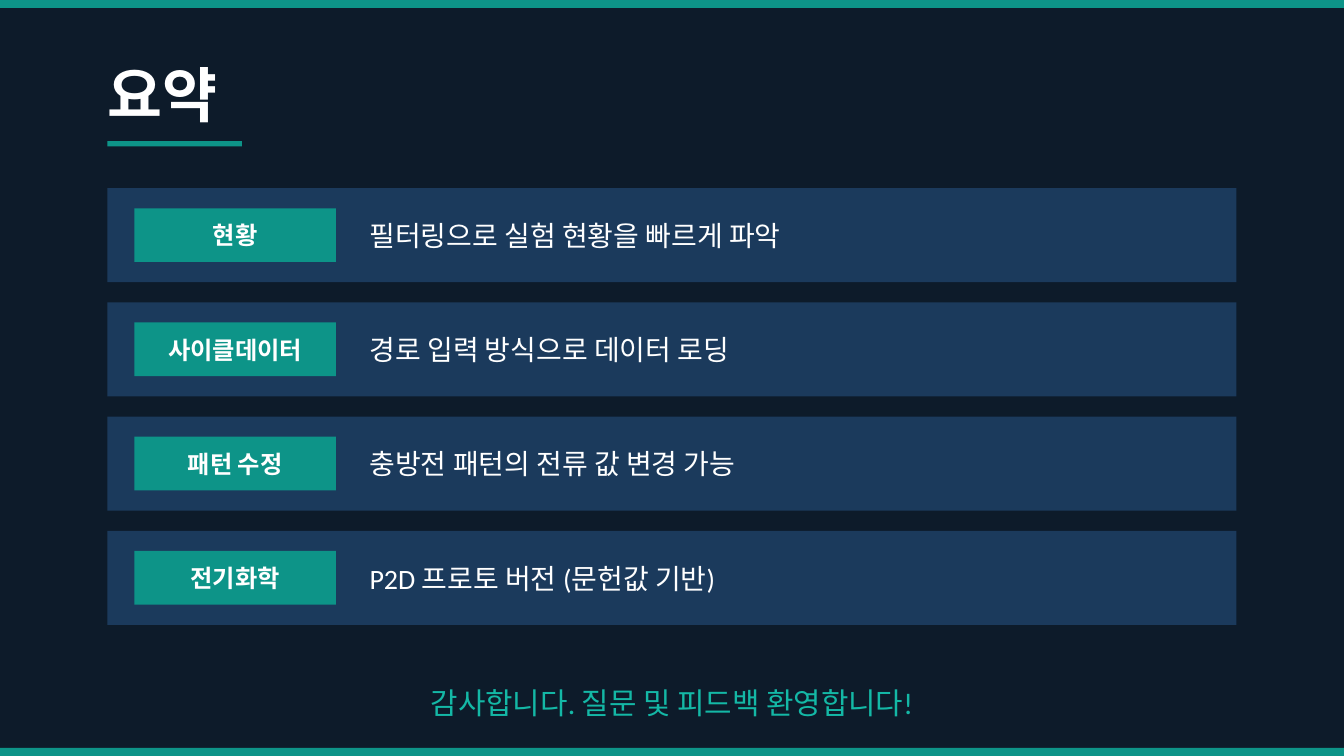
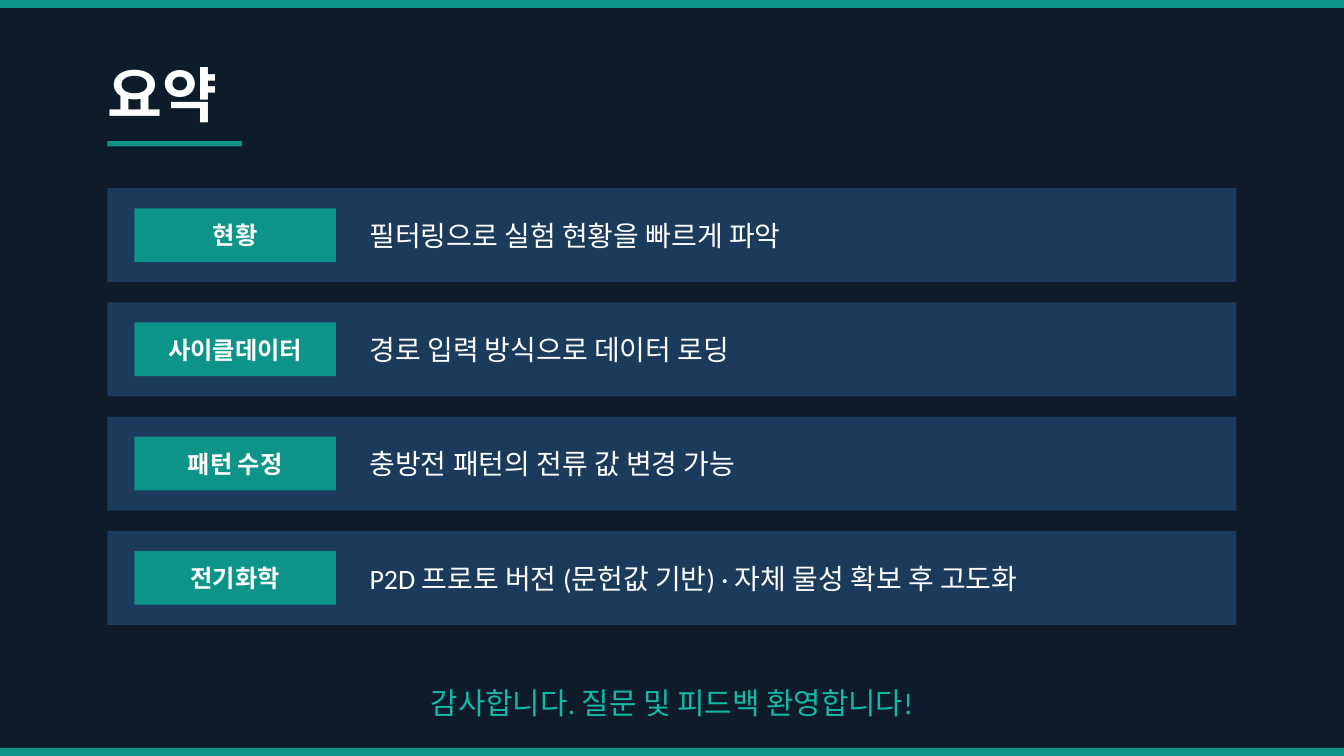
Before and after one commit to Breezyryu/BDT_dev, a slide deck: slide 8 of docs/battery_tool_update.pptx (slide 7 before the commit). Drawn at 1344x756 pixels with LibreOffice and Linux fonts; fonts in the diff are those of the drawing. Boxes give left, top, right and bottom in pixels: in the first picture for what was removed or moved away, otherwise in the second. Text is boxed around its words. In the diff, an @@ line names an element or a change of style, - is before the commit and + after.

```diff
--- a/docs/battery_tool_update.pptx
+++ b/docs/battery_tool_update.pptx
@@ text at (370,565,1017,593): text changed @@
-P2D 프로토 버전 (문헌값 기반)
+P2D 프로토 버전 (문헌값 기반) · 자체 물성 확보 후 고도화
```
Also in this commit, not shown: 2 slides added, 1 slide removed.
